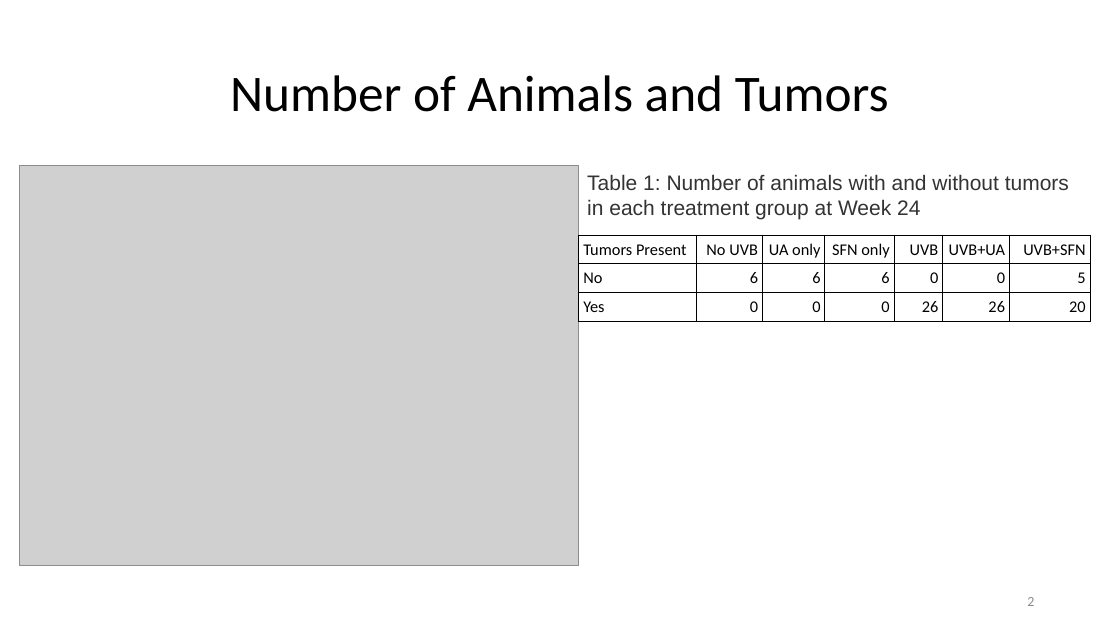
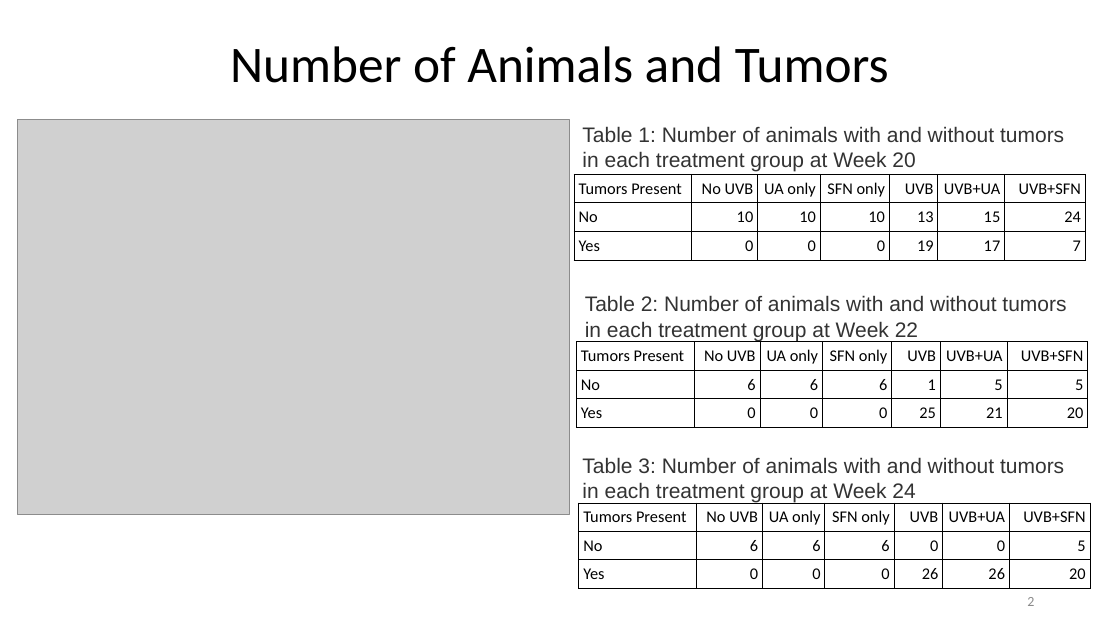
Before and after one commit to KongLabRUSP/skin.uvb, a slide deck: slide 2 of docs/skin_uvb_tumors_v1.pptx. Drawn at 1120x630 pixels with LibreOffice and Linux fonts; fonts in the diff are those of the drawing; grey boxes stand for pictures. Boxes give left, top, right and bottom in pixels: in the first picture for what was removed or moved away, otherwise in the second. Text is boxed around its words. In the diff, an @@ line names an element or a change of style, - is before the commit and + after.

```diff
--- a/docs/skin_uvb_tumors_v1.pptx
+++ b/docs/skin_uvb_tumors_v1.pptx
@@ title "Number of Animals and Tumors": place and size @@
-title "Number of Animals and Tumors" at [230, 75, 889, 112]
+title "Number of Animals and Tumors" at [230, 46, 889, 83]
@@ picture: place and size @@
-picture at [19, 166, 579, 565]
+picture at [18, 120, 570, 514]
@@ text at [582, 126, 1064, 171]: text changed @@
-Table 1: Number of animals with and without tumors in each treatment group at Week 24
+Table 1: Number of animals with and without tumors in each treatment group at Week 20
@@ table at [575, 174, 1086, 259] @@
-row 2: No | 6 | 6 | 6 | 0 | 0 | 5
+row 2: No | 10 | 10 | 10 | 13 | 15 | 24
-row 3: Yes | 0 | 0 | 0 | 26 | 26 | 20
+row 3: Yes | 0 | 0 | 0 | 19 | 17 | 7
@@ table: place and size @@
-table at [579, 235, 1090, 320]
+table at [575, 174, 1086, 259]
@@ text added at [585, 295, 1066, 341], 18 pt, text #333333 @@
+Table 2: Number of animals with and without tumors in each treatment group at Week 22
@@ table added at [576, 342, 1087, 427], 3 rows, 7 columns @@
+Tumors Present | No UVB | UA only | SFN only | UVB | UVB+UA | UVB+SFN
+No | 6 | 6 | 6 | 1 | 5 | 5
+Yes | 0 | 0 | 0 | 25 | 21 | 20
@@ text added at [582, 457, 1064, 502], 18 pt, text #333333 @@
+Table 3: Number of animals with and without tumors in each treatment group at Week 24
@@ table added at [579, 503, 1090, 588], 3 rows, 7 columns @@
+Tumors Present | No UVB | UA only | SFN only | UVB | UVB+UA | UVB+SFN
+No | 6 | 6 | 6 | 0 | 0 | 5
+Yes | 0 | 0 | 0 | 26 | 26 | 20
```
Also in this commit, not shown: 2 other slides changed, 5 slides added, 4 other files.
